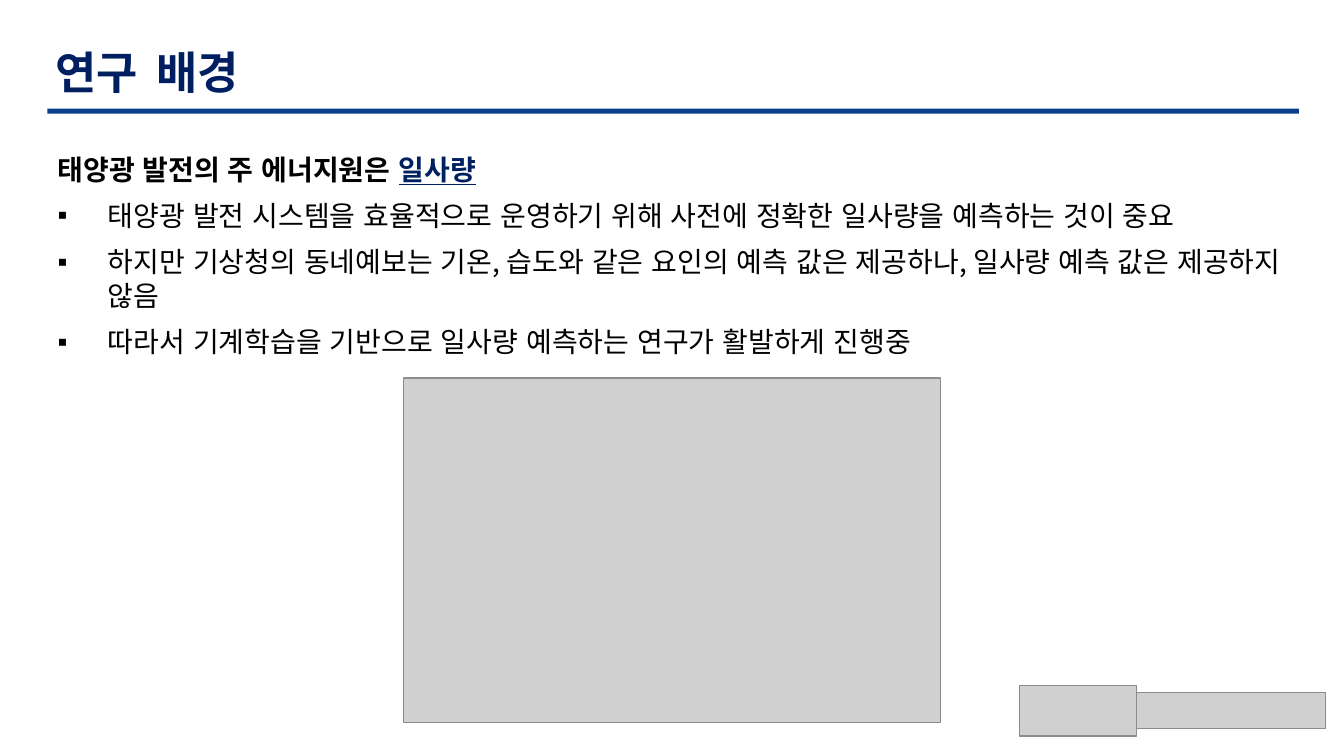
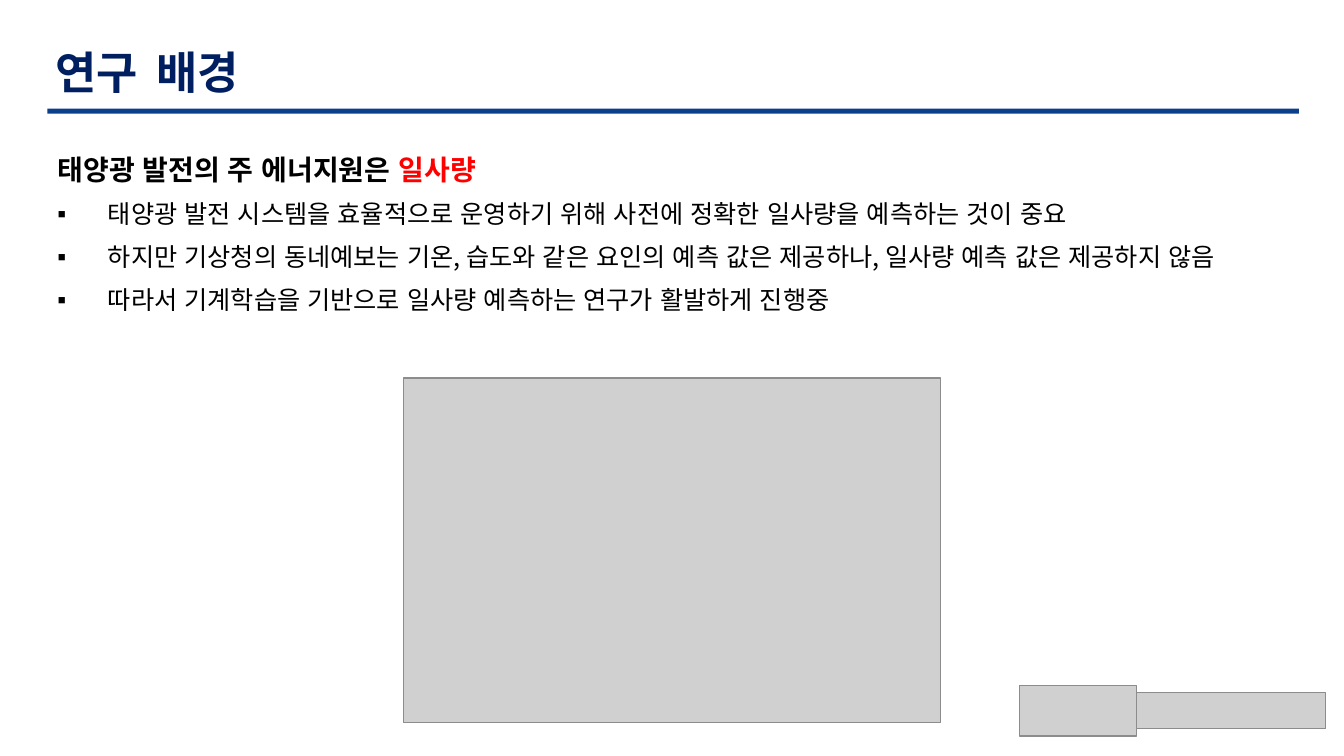
Before and after one commit to TaegyuHan/Solar_radiation_prediction_model, a slide deck: slide 5 of KICS_PT/[KICS] 모델 poster.pptx (slide 6 before the commit). Drawn at 1344x756 pixels with LibreOffice and Linux fonts; fonts in the diff are those of the drawing; grey boxes stand for pictures. Boxes give left, top, right and bottom in pixels: in the first picture for what was removed or moved away, otherwise in the second. Text is boxed around its words. In the diff, an @@ line names an element or a change of style, - is before the commit and + after.

```diff
--- a/KICS_PT/[KICS] 모델 poster.pptx
+++ b/KICS_PT/[KICS] 모델 poster.pptx
@@ text "태양광 발전의 주 에너지원은 일사량" at box(57, 156, 1214, 311): text colour #002060 to #FF0000, underline off in "일사량"; size 20 to 18 pt in "태양광 발전 시스템을 효율적으로 운영하기 위해 사전에 ...", "하지만 기상청의 동네예보는 기온, 습도와 같은 요인의 ...", "따라서 기계학습을 기반으로 일사량 예측하는 연구가 활발하게 ..." @@
```
Also in this commit, not shown: 5 other slides changed, 1 slide added, 3 slides removed.
